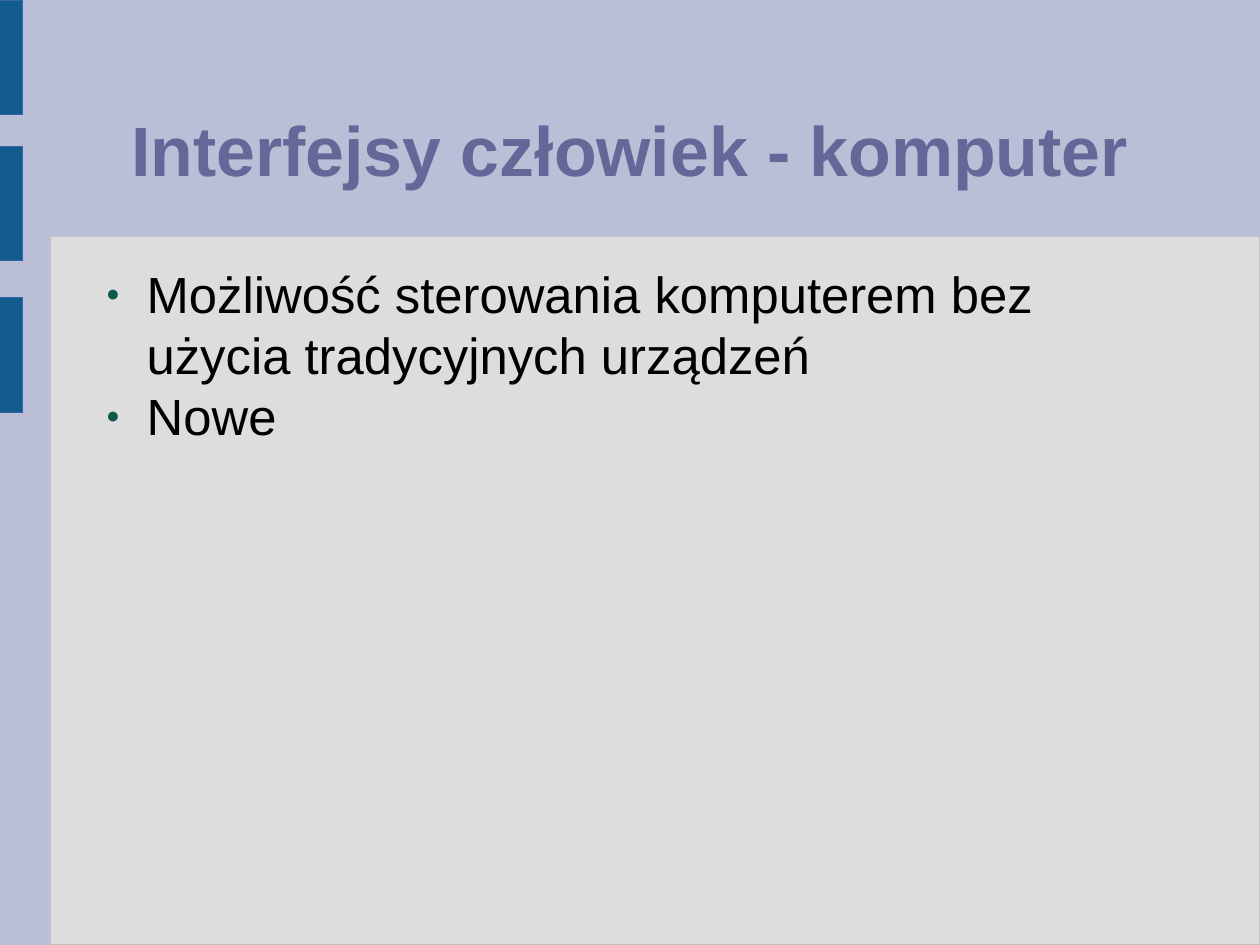
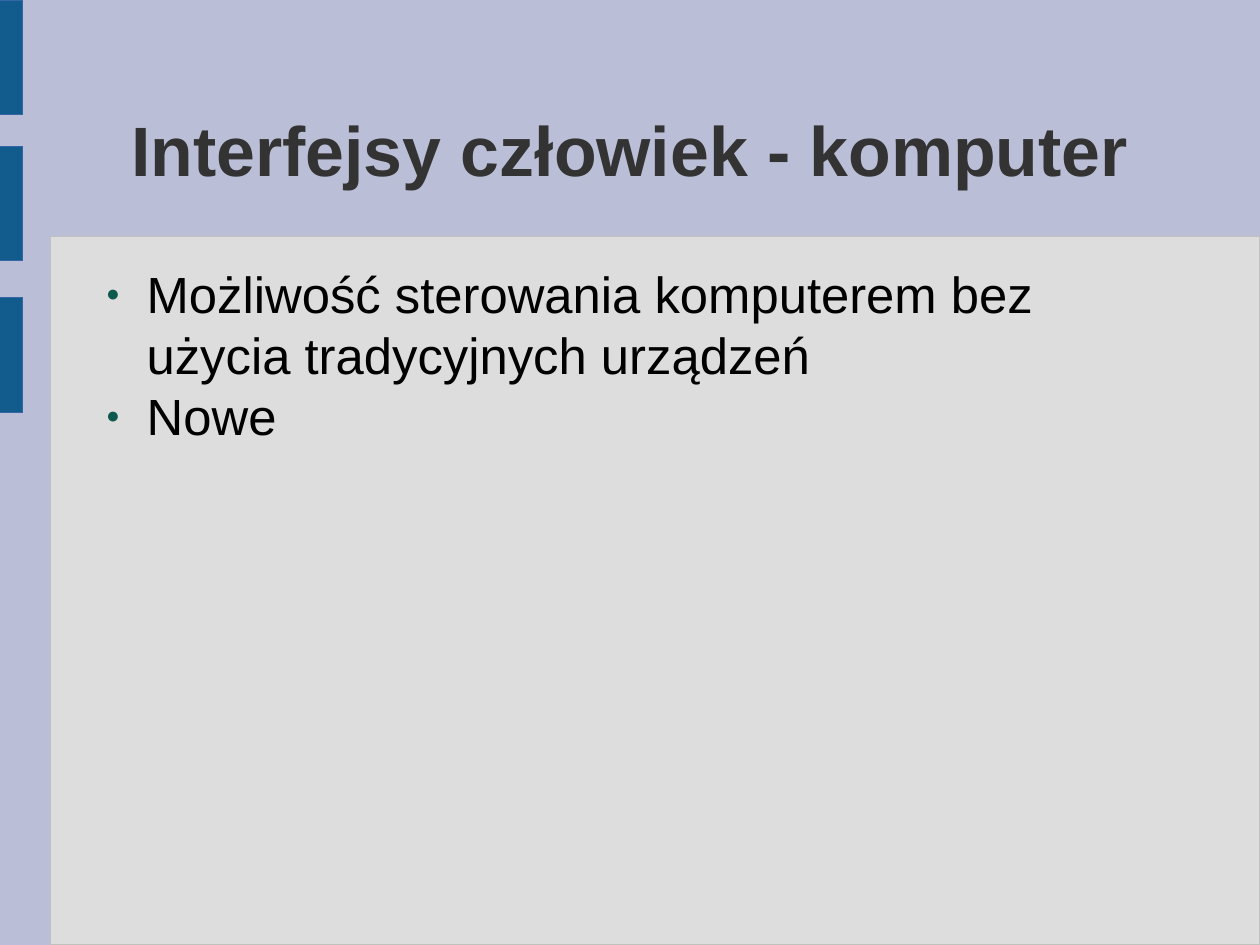
Before and after one commit to hateom/si-air, a slide deck: slide 2 of doc/prezentacja.odp. Drawn at 1260x945 pixels with LibreOffice and Linux fonts; fonts in the diff are those of the drawing. Boxes give left, top, right and bottom in pixels: in the first picture for what was removed or moved away, otherwise in the second. Text is boxed around its words. In the diff, an @@ line names an element or a change of style, - is before the commit and + after.

```diff
--- a/doc/prezentacja.odp
+++ b/doc/prezentacja.odp
@@ title "Interfejsy człowiek - komputer" at (131,125,1128,189): text colour #666699 to #333333 @@
```
Also in this commit, not shown: 1 other slide changed.
